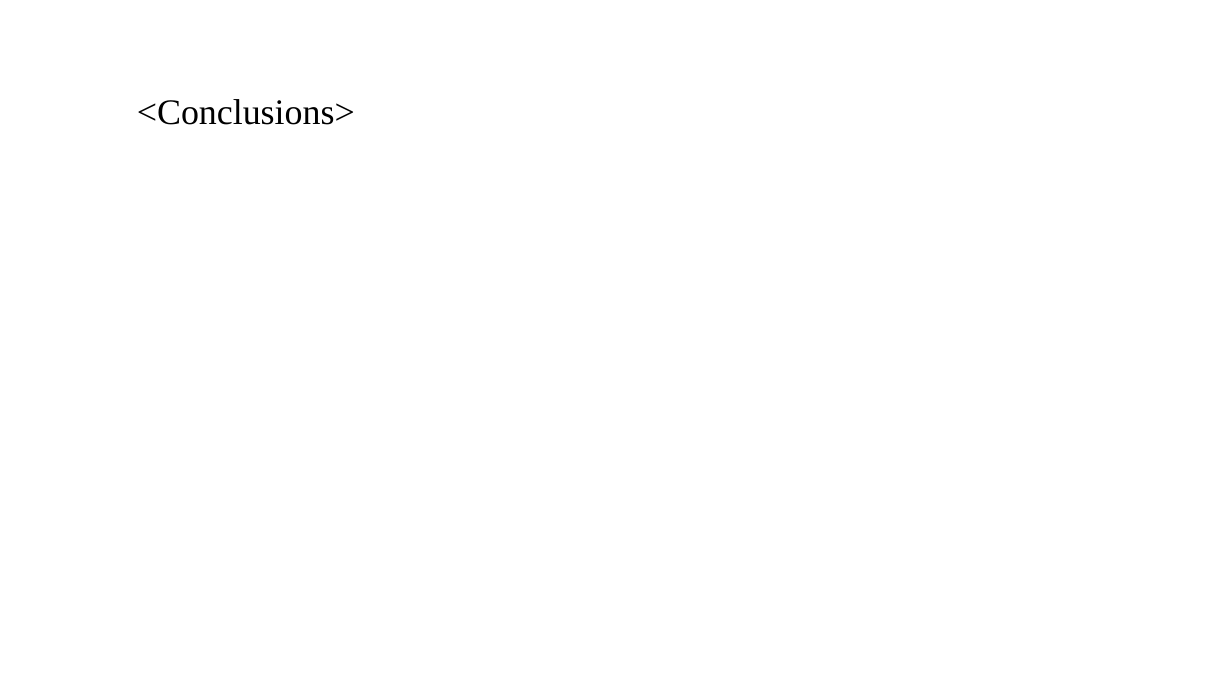
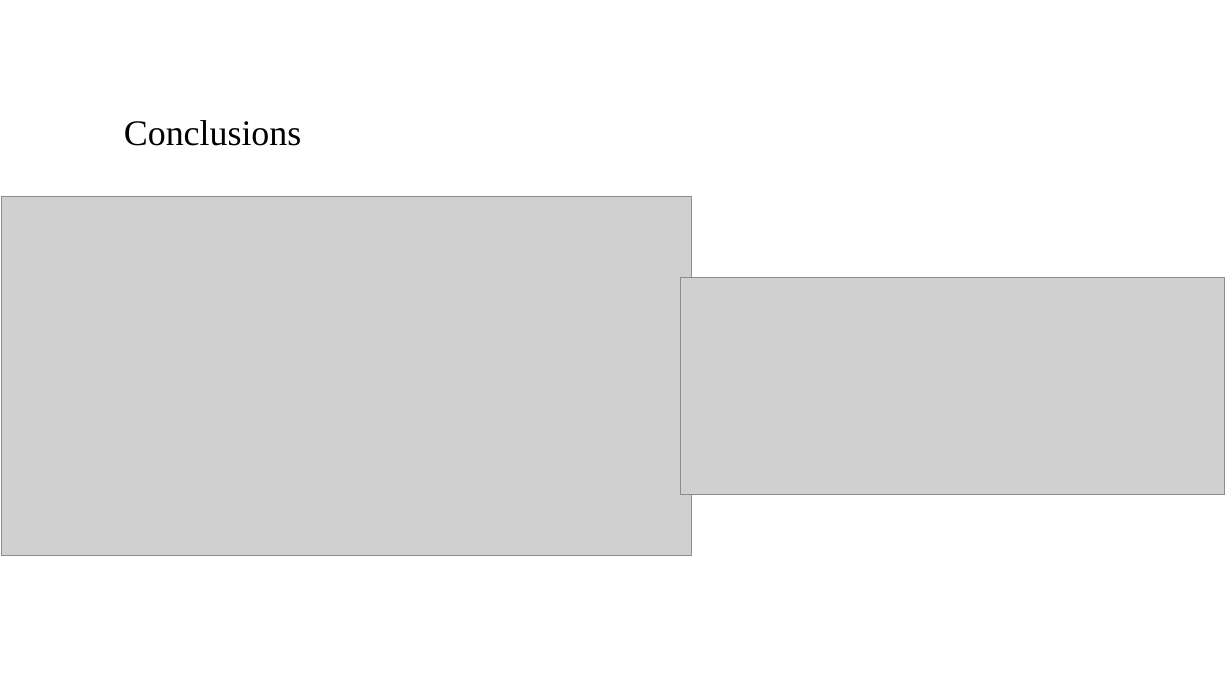
Before and after one commit to vivekav-96/UpGrad-PGDML, a slide deck: slide 10 of InvestmentAssignment/INVEST.pptx. Drawn at 1232x693 pixels with LibreOffice and Linux fonts; fonts in the diff are those of the drawing; grey boxes stand for pictures; background and template pictures are left out. Boxes give left, top, right and bottom in pixels: in the first picture for what was removed or moved away, otherwise in the second. Text is boxed around its words. In the diff, an @@ line names an element or a change of style, - is before the commit and + after.

```diff
--- a/InvestmentAssignment/INVEST.pptx
+++ b/InvestmentAssignment/INVEST.pptx
@@ text at [124, 120, 301, 146]: text changed @@
-<Conclusions>
+Conclusions
@@ picture added at [2, 197, 691, 556] @@
@@ picture added at [680, 277, 1225, 494] @@
```
Also in this commit, not shown: 2 other slides changed, 7 slides added, 7 slides removed, 2 other files.
